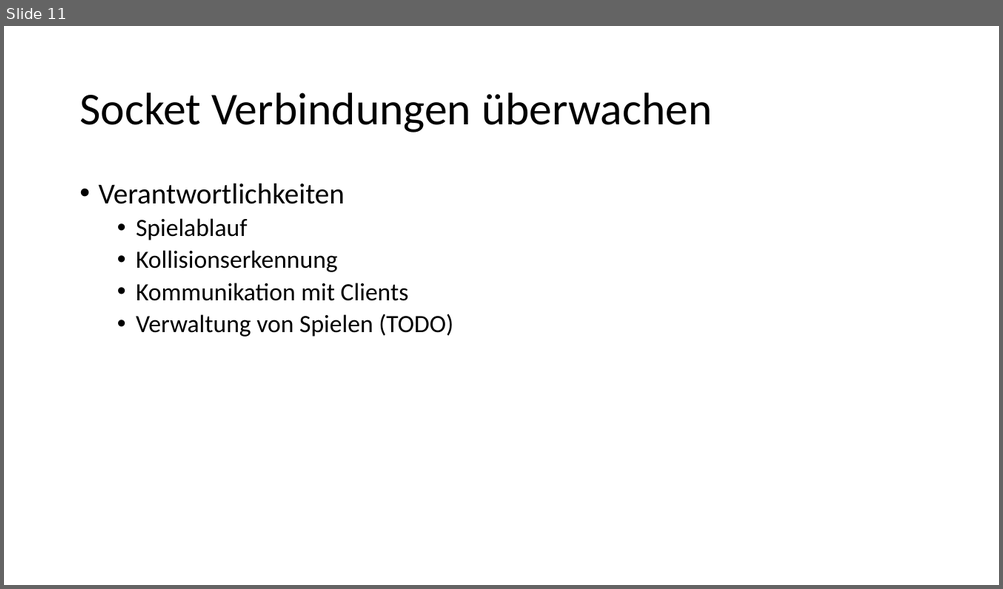
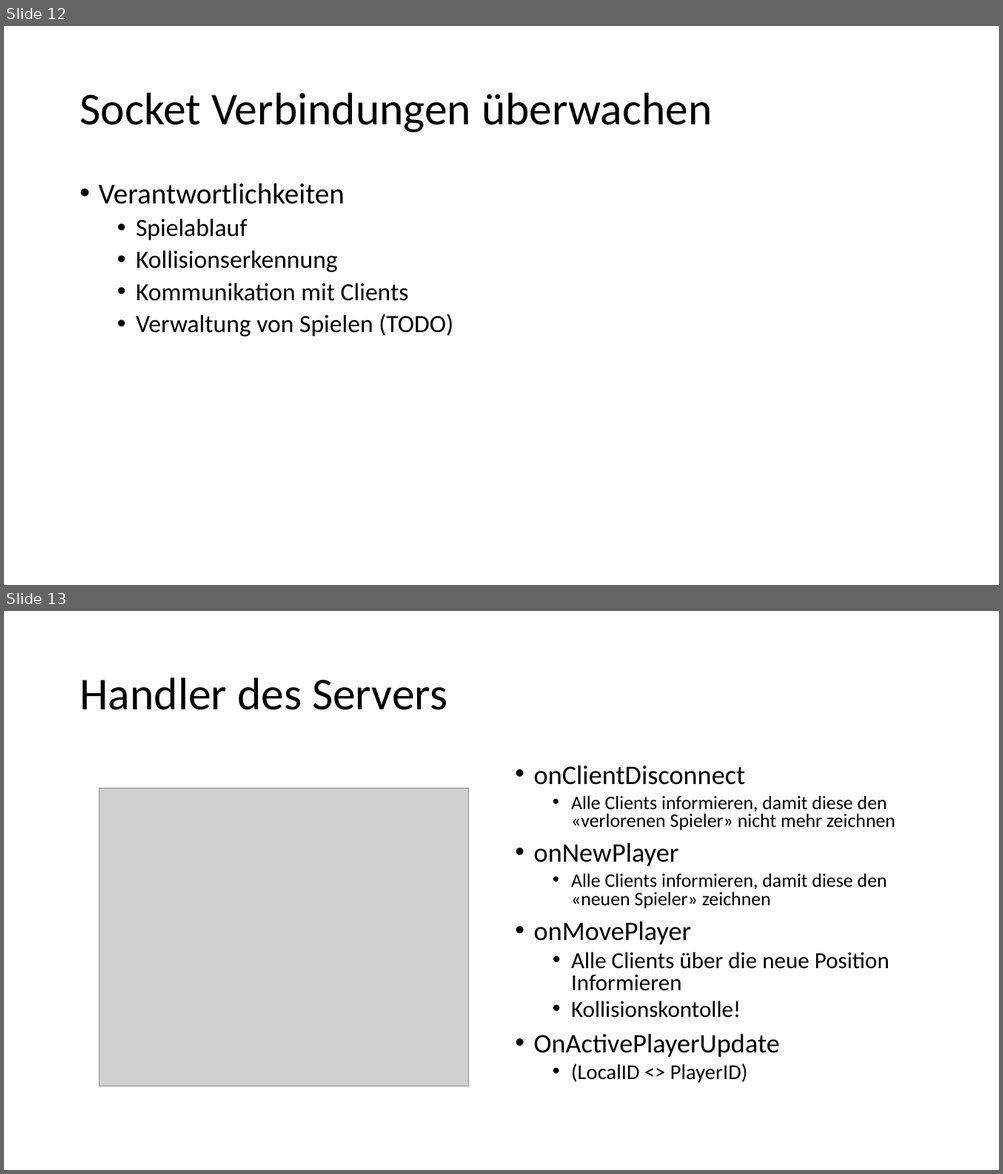
Before and after one commit to Toixinhell/Versteckies, a slide deck: Fangies.pptx. Shown one above the other, each under a label of ours: slide 11 before the commit, slides 12 and 13 after it. The pictures are 1003x589 and 1003x1174 pixels, drawn with LibreOffice and Linux fonts; fonts in the diff are those of the drawing; grey boxes stand for pictures. Boxes give left, top, right and bottom in pixels: in the first picture for what was removed or moved away, otherwise in the second. Text is boxed around its words. In the diff, an @@ line names an element or a change of style, - is before the commit and + after.

```diff
--- a/Fangies.pptx
+++ b/Fangies.pptx
@@ slide 13 added at (4, 611, 999, 1170), background #FFFFFF @@
@@ title added at (79, 678, 447, 710), 44 pt, text #000000 @@
+Handler des Servers
@@ text added at (534, 765, 895, 1083), 18.5 pt, text #000000 @@
+• onClientDisconnect
+  • Alle Clients informieren, damit diese den «verlorenen Spieler» nicht mehr zeichnen
+• onNewPlayer
+  • Alle Clients informieren, damit diese den «neuen Spieler» zeichnen
+• onMovePlayer
+  • Alle Clients über die neue Position Informieren
+  • Kollisionskontolle!
+• OnActivePlayerUpdate
+  • (LocalID <> PlayerID)
@@ picture added at (99, 789, 469, 1087) @@
@@ what was slide 11 is now slide 12 @@
```
Also in this commit, not shown: 2 slides changed, 2 other slides added, 2 slides removed.
